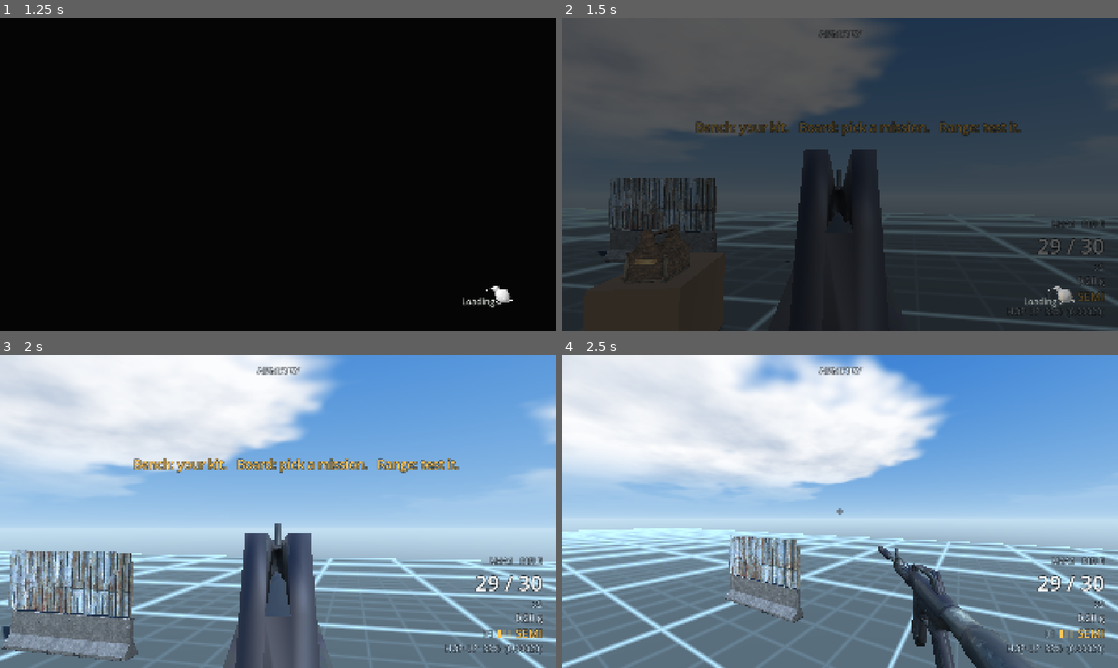
Above: before the commit, frames 1-4 (two rows, left to right).
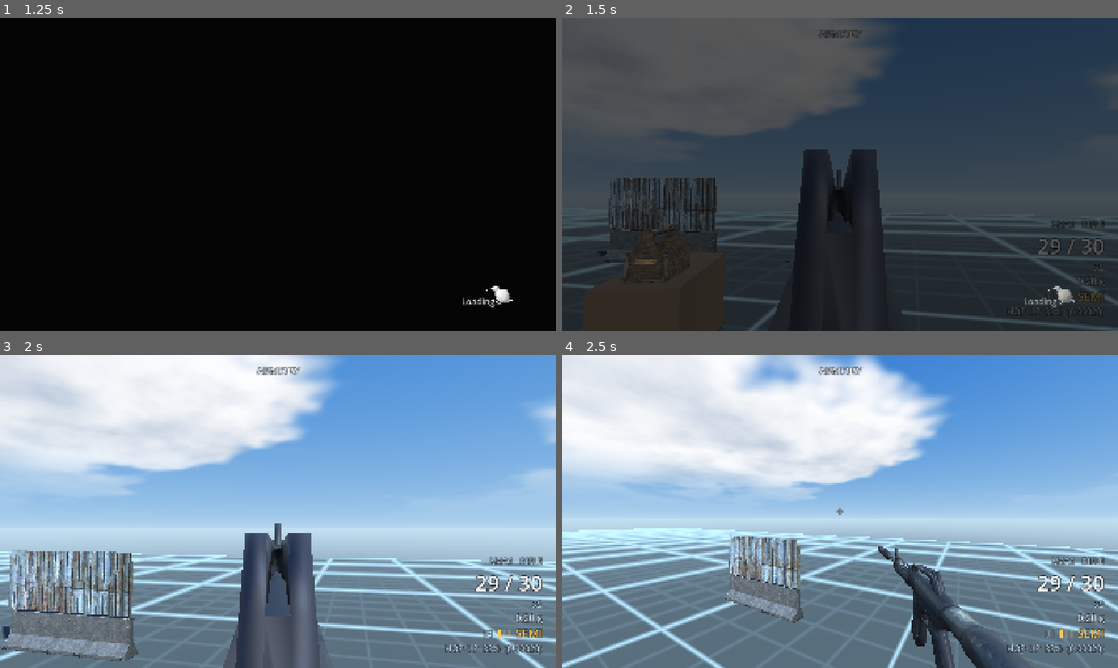
Above: after the commit, the same moments.

Repository: NovaDrake76/tecnicas-avancadas
Game: Godot game, scene res://UI/main_menu.tscn
Same seed, same stepped clock (60 frames per second), same inputs: the game is played once before the commit and once after it.
Inputs (mouse positions are in pixels of both pictures, inside the frame that each line leads up to):
- Up to frame 1 (1.25 s): click "PLAY" at 0.5 s
- Up to frame 2 (1.5 s): tap Enter at 1.25 s; move the mouse to (867, 174) at 1.27 s; hold W (move_forward) from 1.28 s (still down); hold Right mouse button (aim) from 1.28 s (still down); click (867, 174) at 1.42 s
- Up to frame 3 (2 s): keep holding W (move_forward); keep holding Right mouse button (aim); tap Space (jump) at 1.52 s
- Up to frame 4 (2.5 s): keep holding W (move_forward); move the mouse to (812, 511) at 2.02 s; release Right mouse button (aim) at 2.03 s; tap Ctrl (crouch) at 2.1 s; tap Space (jump) at 2.27 s

Frame 1 is identical in both runs. In frame 2, 1.2% of the frame differs, in the area x 24-83%, y 32-38%; in frame 3, 1.4%; in frame 4, nothing differs.

Commit message:
Sem aviso de texto na chegada a casa segura
A bancada, o quadro e o estande tem cada um o seu proprio aviso quando o
jogador olha para eles, entao a frase que subia e sumia na chegada dizia o
que o cenario ja diz. A linha de mensagem e limpa em vez de escrita.

Diff:
--- a/HUD/hud.gd
+++ b/HUD/hud.gd
@@ -125,13 +125,15 @@
 	_clear_message()
 
 
-func _on_armory_entered(next_index: int, name: String) -> void:
+## nothing is announced here either. the safe house says what it is by what is in it: a bench, a board
+## and a range, each with its own prompt when you look at it.
+func _on_armory_entered(_next_index: int, _name: String) -> void:
 	report_card.hide_card()
 	timer_label.text = ""
 	stealth_label.text = ""
 	alert_ring.clear()
 	objective_label.text = "ARMORY"
-	show_message("Bench: your kit.   Board: pick a mission.   Range: test it.")
+	_clear_message()
 
 
 func _on_targets_changed(_down: int, _total: int) -> void:
